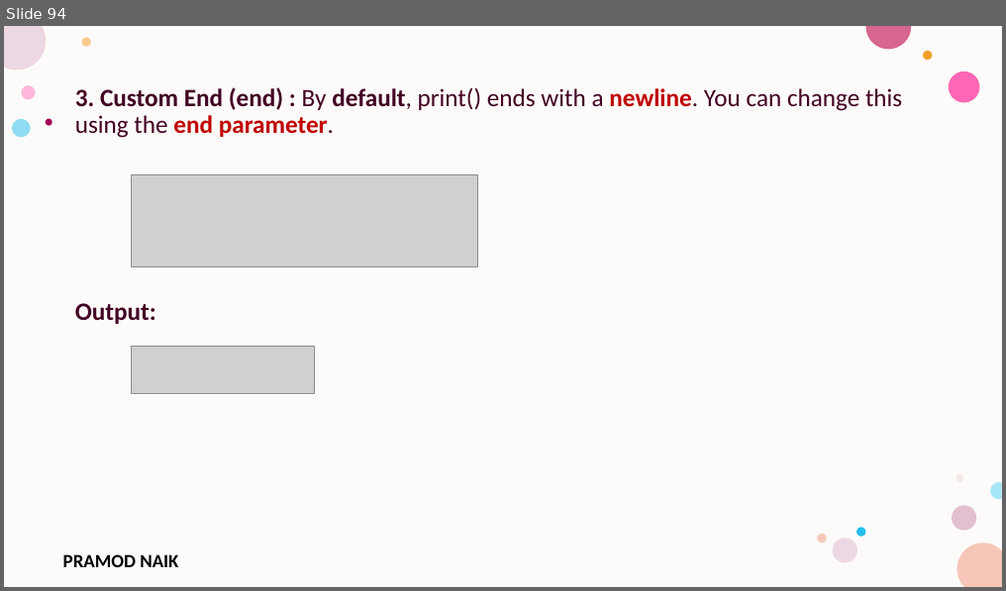
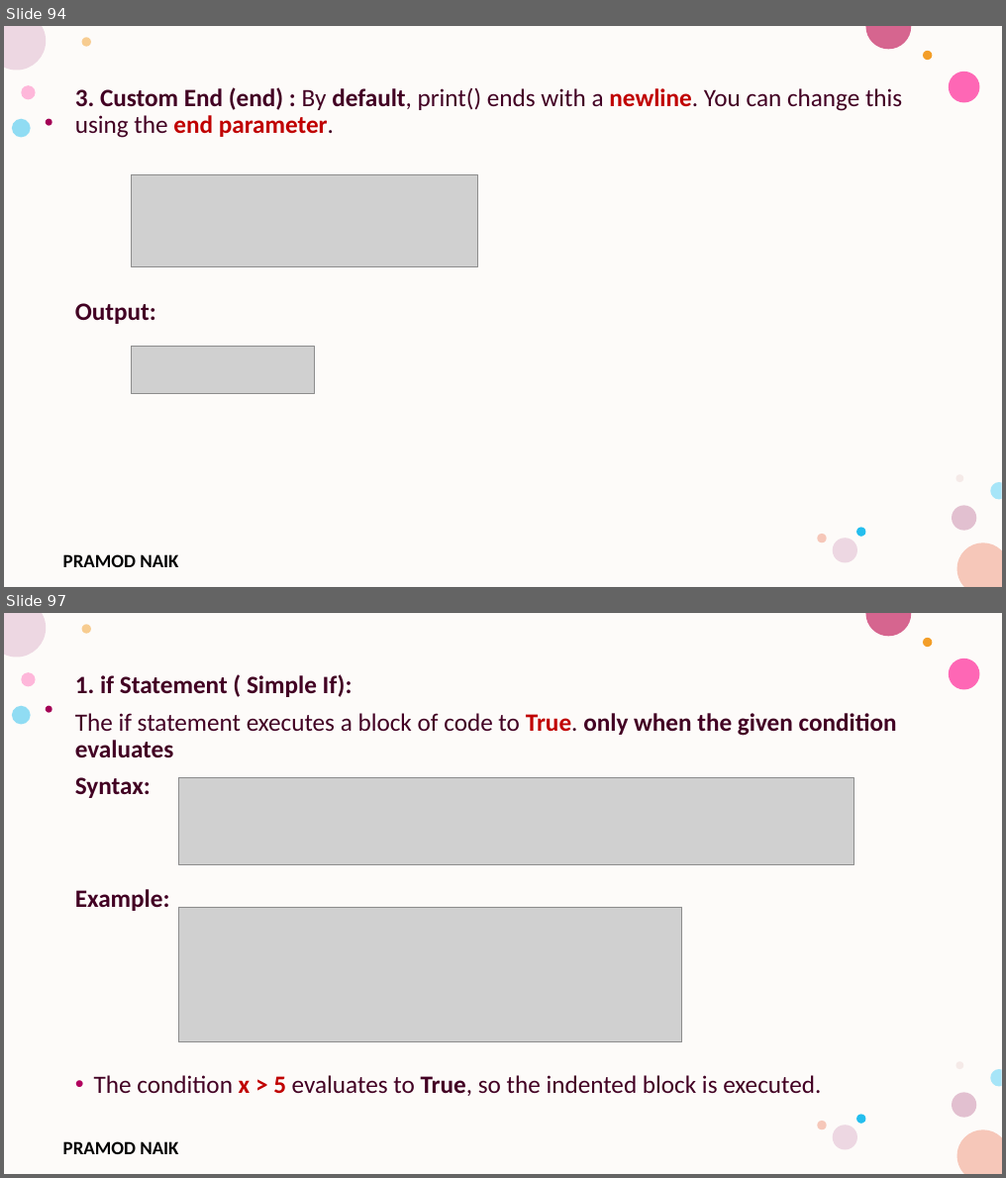
Before and after one commit to PRAMOD-VISHNU-NAIK/MCA-4th-Sem-Python-Shridevi-College, a slide deck: Theory Class-Notes/Module-1 Python Basic Concepts and Programming.pptx. Shown one above the other, each under a label of ours: slide 94 before the commit, slides 94 and 97 after it; the slides between them are not shown. The pictures are 1006x591 and 1006x1178 pixels, drawn with LibreOffice and Linux fonts; fonts in the diff are those of the drawing; grey boxes stand for pictures; background and template pictures are left out. Boxes give left, top, right and bottom in pixels: in the first picture for what was removed or moved away, otherwise in the second. Text is boxed around its words. In the diff, an @@ line names an element or a change of style, - is before the commit and + after.

```diff
--- a/Theory Class-Notes/Module-1 Python Basic Concepts and Programming.pptx
+++ b/Theory Class-Notes/Module-1 Python Basic Concepts and Programming.pptx
@@ slide 97 added at [4, 613, 1002, 1174], background #FFFFFF; not listed: 17 template elements that a slide beside it also shows @@
@@ text added at [75, 674, 897, 1096], 24 pt, text #420023 @@
+1. if Statement ( Simple If):
+The if statement executes a block of code to True. only when the given condition evaluates
+Syntax:
+Example:
+• The condition x > 5 evaluates to True, so the indented block is executed.
@@ picture added at [178, 778, 854, 865] @@
@@ picture added at [178, 907, 682, 1043] @@
```
Also in this commit, not shown: 1 slide changed, 42 other slides added, 1 slide removed.
